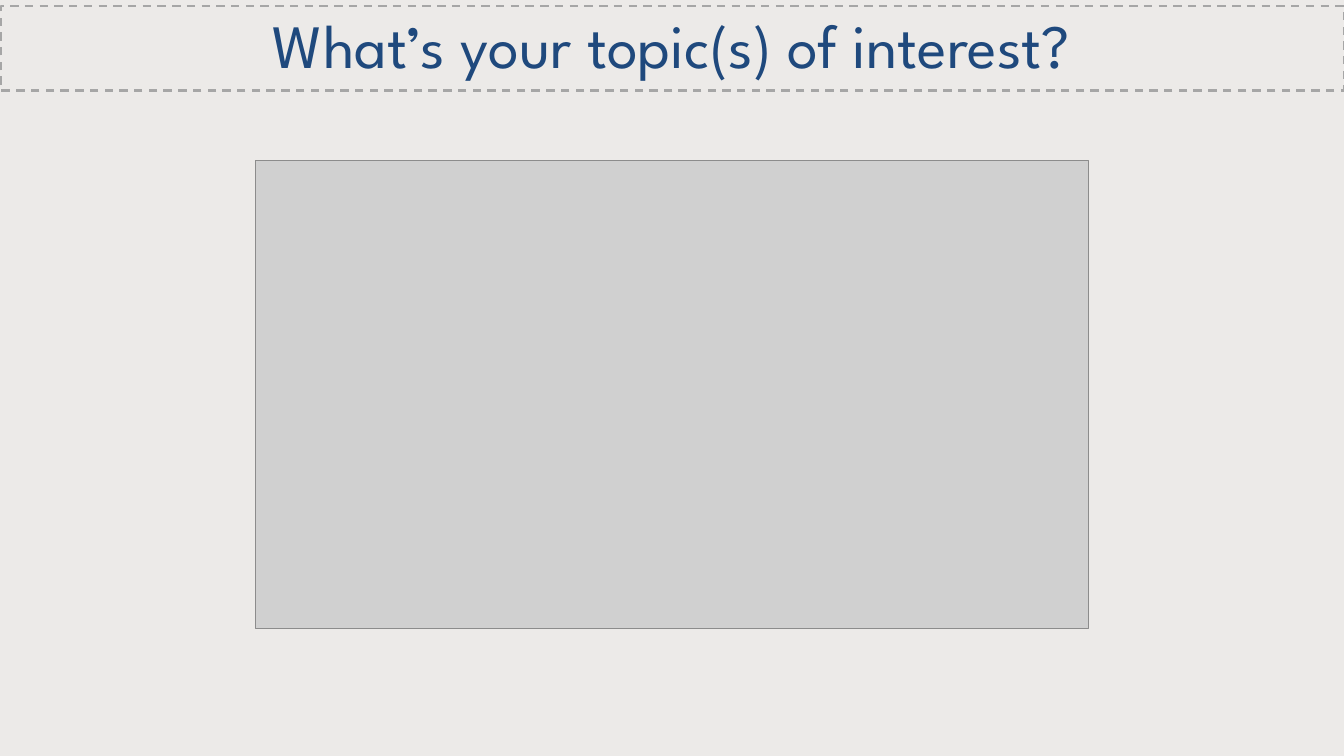
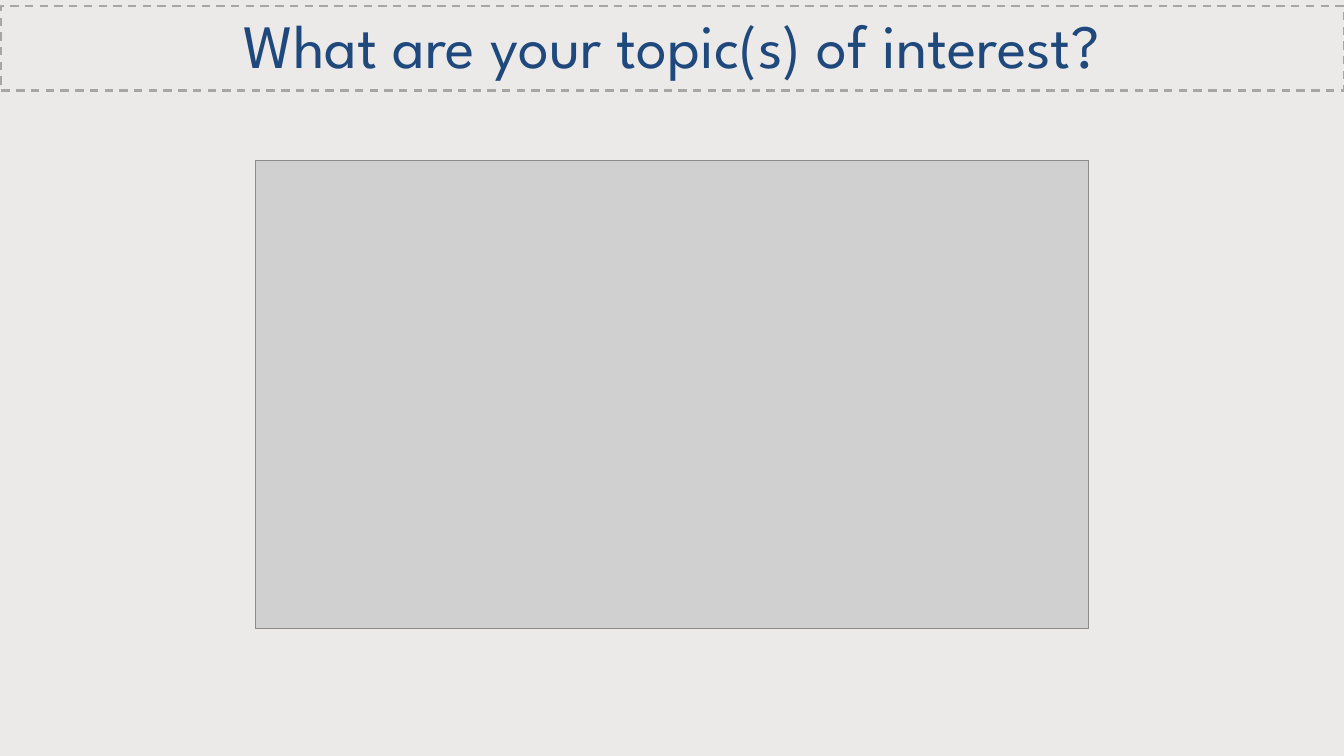
Before and after one commit to CatchmentSci/GEO8026, a slide deck: slide 6 of Block 01/slides/GEO8026_202122_Lecture1.pptx. Drawn at 1344x756 pixels with LibreOffice and Linux fonts; fonts in the diff are those of the drawing; grey boxes stand for pictures. Boxes give left, top, right and bottom in pixels: in the first picture for what was removed or moved away, otherwise in the second. Text is boxed around its words. In the diff, an @@ line names an element or a change of style, - is before the commit and + after.

```diff
--- a/Block 01/slides/GEO8026_202122_Lecture1.pptx
+++ b/Block 01/slides/GEO8026_202122_Lecture1.pptx
@@ text in rectangle at [243,6,1099,81]: text changed @@
-What’s your topic(s) of interest?
+What are your topic(s) of interest?
```
Also in this commit, not shown: 4 other slides changed, 5 slides added, 1 slide removed, 3 other files.
